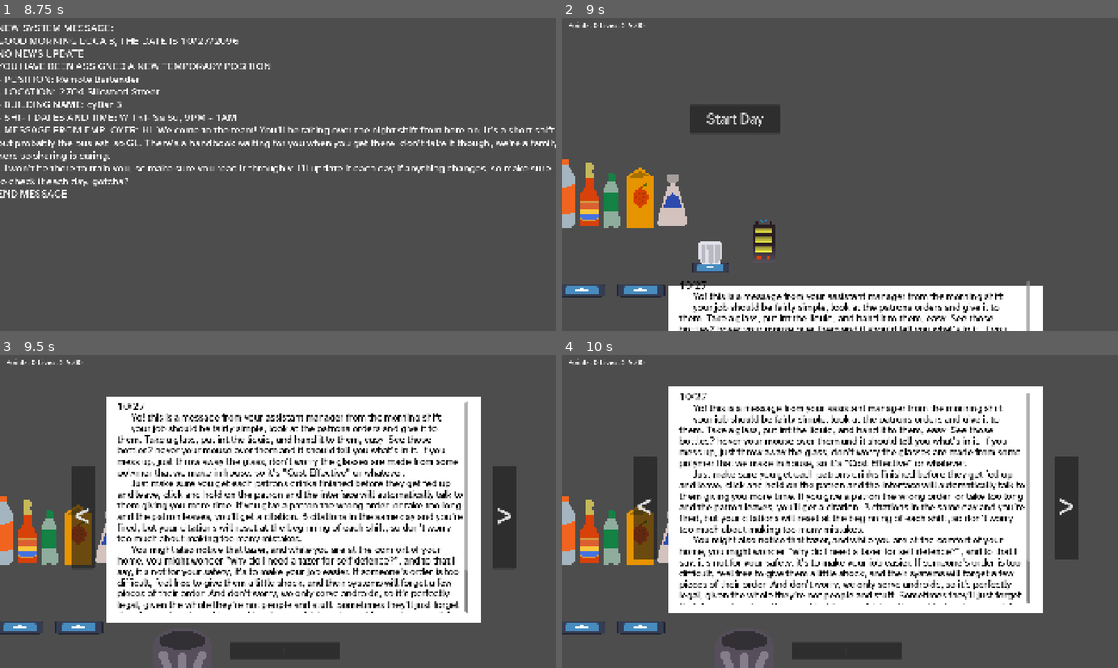
Above: before the commit, frames 1-4 (two rows, left to right).
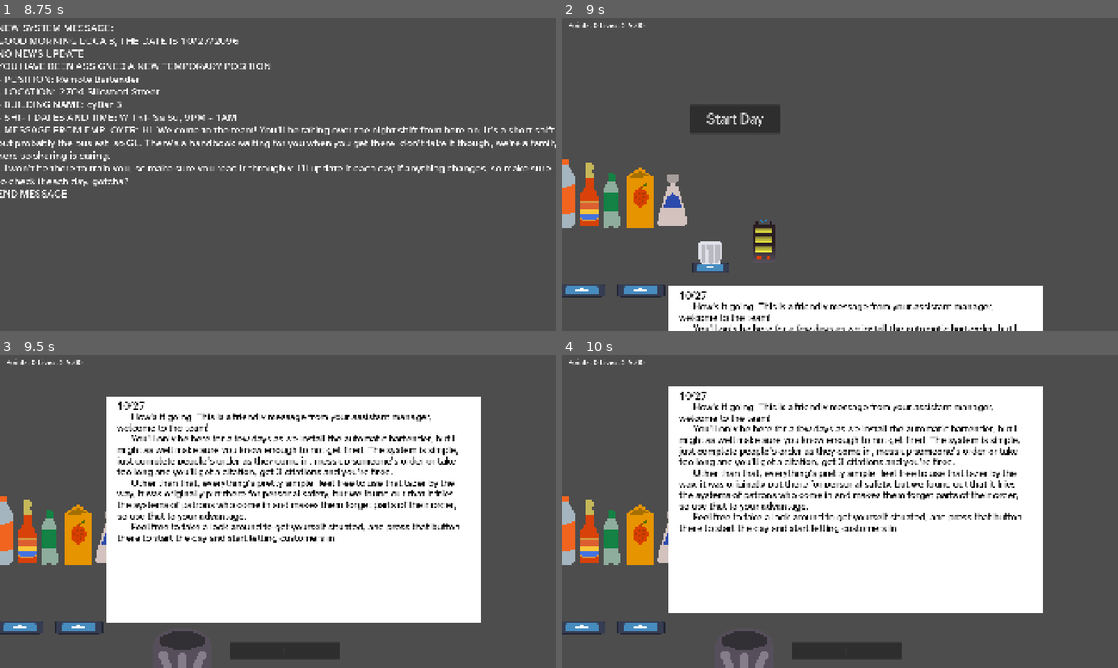
Above: after the commit, the same moments.

Repository: witenson-cmyk/cyBar-tender
Game: Godot game, scene res://start_screen.tscn
The game is run twice, just before and just after one commit, with the same random seed, the same clock (stepped at 60 frames per second) and the same inputs. The engine's default icon, where the game draws it, is replaced by a stand-in: a white triangle on a blue panel in a dark square.
Inputs (mouse positions are in pixels of both pictures, inside the frame that each line leads up to):
- Up to frame 1 (8.75 s): click "Start Game" at 0.5 s; tap Enter (ui_accept) every 1.5 s from 1.25 to 5.75 s; move the mouse to (400, 158) at 1.27 s; hold Enter (ui_accept) 1.28-2 s; click (400, 158) at 1.42 s; drag from (166, 190) to (250, 237) at 2.02 s; move the mouse to (333, 105) at 2.77 s; hold Enter (ui_accept) 2.78-3.5 s; tap T (lock_tooltip) at 2.85, 5.85 s; click (333, 105) at 2.92 s; drag from (250, 237) to (111, 127) at 3.52 s; move the mouse to (444, 221) at 4.27 s; hold Enter (ui_accept) 4.28-5 s; click (444, 221) at 4.42 s; drag from (111, 127) to (194, 96) at 5.02 s; move the mouse to (305, 174) at 5.77 s; hold Enter (ui_accept) 5.78-6.5 s; click (305, 174) at 5.92 s; drag from (194, 96) to (166, 190) at 6.52 s; move the mouse to (400, 158) at 7.27 s; hold Enter (ui_accept) 7.28-8 s; click (400, 158) at 7.42 s; drag from (166, 190) to (250, 237) at 8.02 s
- Up to frame 2 (9 s): move the mouse to (895, 105) at 8.77 s; hold Enter (ui_accept) from 8.78 s (still down); tap T (lock_tooltip) at 8.85 s; click (895, 105) at 8.92 s
- Up to frame 3 (9.5 s): keep holding Enter (ui_accept)
- Up to frame 4 (10 s): release Enter (ui_accept) at 9.5 s; click "Start Day" at 9.5 s

Frame 1 is identical in both runs. In frame 2, 2.9% of the frame differs, in the area x 21-85%, y 84-100%; in frame 3, 17%, in the area x 12-93%, y 14-83%; in frame 4, 17%.

Commit message:
minor changes and more shaking

Diff:
--- a/Resources/savegame.tres
+++ b/Resources/savegame.tres
@@ -4,3 +4,4 @@
 
 [resource]
 script = ExtResource("1_0jntd")
+days = 3
--- a/Scripts/blender.gd
+++ b/Scripts/blender.gd
@@ -6,10 +6,14 @@
 var timer=0
 var blended=false
 var iceAdd=false
+var sprite
+var blendingSpr = load("res://Sprites/blenderBlending.png")
+var noBlendSpr = load("res://Sprites/blenderDepressed.png")
 @onready var button = get_node("CollisionShape2D/Sprite2D/Button")
+var random = RandomNumberGenerator.new()
 # Called when the node enters the scene tree for the first time.
 func _ready() -> void:
-	pass # Replace with function body.
+	sprite=get_node("CollisionShape2D/Sprite2D")
 
 # Called every frame. 'delta' is the elapsed time since the previous frame.
 func _process(delta: float) -> void:
@@ -27,10 +31,17 @@
 
 	if blended:
 		button.tooltip_strings[0] = "Blender (Blended)"
+		sprite.set_texture(blendingSpr)
 	elif iceAdd and timer > 0:
 		button.tooltip_strings[0] = "Blender (Blending)"
+		sprite.set_texture(blendingSpr)
+		var offY = random.randi()%5
+		var offX = random.randi()%5
+		get_node("CollisionShape2D/Sprite2D").position.x=offX
+		get_node("CollisionShape2D/Sprite2D").position.y=offY
 	else:
 		button.tooltip_strings[0] = "Blender (Needs Ice)"
+		sprite.set_texture(noBlendSpr)
 
 func _on_button_button_down() -> void:
 	if timer<=0 and blended:
--- a/Scripts/dialogue.gd
+++ b/Scripts/dialogue.gd
@@ -142,11 +142,10 @@
 var bookPages = {
 	"1":
 		"10/27
-		Yo! this is a message from your assistant manager from the morning shift.
-		your job should be fairly simple, look at the patrons orders and give it to them. Take a glass, put int the liquid, and hand it to them, easy. See those bottles? hover your mouse over them and it should tell you what's in it. If you mess up, just throw away the glass, don't worry the glasses are made from some polymer that we make in house, so it's \"Cost Effective\" or whatever.
-		Just make sure you get each patrons drinks finished before they get fed up and leave, click and hold on the patron and the interface will automatically talk to them giving you more time. If you give a patron the wrong order, or take too long and the patron leaves, you'll get a citation. 3 citations in the same day and you're fired, but your citations will reset at the beginning of each shift, so don't worry too much about making too many mistakes.
-		You might also notice that tazer, and while you are at the comfort of your home, you might wonder \"why do I need a tazer for self defence?\", and to that I say, it's not for your safety, it's to make your job easier. If someone's order is too difficult, feel free to give them a little shock, and their systems will forget a few pieces of their order. And don't worry, we only serve androids, so it's perfectly legal, given the whole they're not people and stuff. Sometimes they'll just forget that they ordered anything and just leave, which at the end just makes your job easier so go at it. You won't get a citation for that so don't worry.
-		Anyways, once you're ready, click that big \"Start Day\" button and people will start trickling in. Good luck on your first shift, hopefully I'll get to write to you again tomorrow",
+		How's it going! This is a friendly message from your assistant manager, welcome to the team!
+		You'll only be here for a few days as we install the automatic bartender, but I might as well make sure you know enough to not get fired. The system is simple, just complete people's order as they come in, mess up someone's order or take too long and you'll get a citation, get 3 citations and you're fired.
+		Other than that, everything's pretty simple, feel free to use that tazer by the way, it was originally put there for personal safety, but we found out that it fries the systems of patrons who come in and makes them forget parts of their order, so use that to your advantage.
+		Feel free to take a look around to get yourself situated, and press that button there to start the day and start letting customers in.",
 	"2":
 		"10/28
 		Hey! if you're reading this, you're back!
--- a/Scripts/tazer.gd
+++ b/Scripts/tazer.gd
@@ -24,7 +24,6 @@
 
 	get_node("CollisionShape2D/Sprite2D").position.x=offX
 	get_node("CollisionShape2D/Sprite2D").position.y=offY
-
 
 func _on_button_button_down() -> void:
 	dragging = true
--- a/bookControl.gd
+++ b/bookControl.gd
@@ -5,7 +5,7 @@
 @onready var book = get_node("CanvasLayer/book")
 @onready var left = get_node("CanvasLayer/left")
 @onready var right = get_node("CanvasLayer/right")
-@onready var wordPlace = get_node("CanvasLayer/right/RichTextLabel")
+@onready var wordPlace = get_node("CanvasLayer/RichTextLabel")
 var info: dialogue = dialogue.new()
 @onready var day = get_parent().day
 var save_game: player_data = null
@@ -44,11 +44,24 @@
 		yPlace = 500.0
 	else:
 		yPlace = 1500.0
+
 	page=clamp(page,0,totalPages)
 	book.position.y=lerp(book.position.y,yPlace,.1)
 	right.position.y=lerp(right.position.y,yPlace-150,.1)
 	left.position.y=lerp(left.position.y,yPlace-150,.1)
+	wordPlace.position.y=book.position.y-375
+
 	wordPlace.text=pages[page]
+
+	if page==totalPages:
+		right.visible=false
+	else:
+		right.visible=true
+
+	if page==0:
+		left.visible=false
+	else:
+		left.visible=true
 
 func _on_open_book_button_down() -> void:
 	open = not open
--- a/ice.tscn
+++ b/ice.tscn
@@ -24,14 +24,14 @@
 [node name="Button" type="Button" parent="CollisionShape2D/Sprite2D" unique_id=220424689]
 self_modulate = Color(1, 1, 1, 0)
 anchors_preset = -1
-anchor_left = -0.006574571
-anchor_top = -0.023579627
-anchor_right = 1.0318918
-anchor_bottom = 0.99971247
-offset_left = -63.968582
-offset_top = -63.958553
-offset_right = -64.03154
-offset_bottom = -63.963196
+anchor_left = -0.09655714
+anchor_top = -0.11442423
+anchor_right = 1.0857737
+anchor_bottom = 1.0666522
+offset_left = -23.70972
+offset_top = -23.396215
+offset_right = -23.772675
+offset_bottom = -23.400856
 grow_horizontal = 2
 grow_vertical = 2
 script = ExtResource("3_3inoc")
--- a/node_2d.tscn
+++ b/node_2d.tscn
@@ -15,6 +15,7 @@
 [ext_resource type="Texture2D" uid="uid://c0mpip2lv2cl6" path="res://Sprites/bowawa.png" id="7_flf07"]
 [ext_resource type="Texture2D" uid="uid://ckcbpf5kg781v" path="res://Sprites/grenadineine.png" id="8_k73cj"]
 [ext_resource type="Texture2D" uid="uid://bf0mpfwrhykrt" path="res://Sprites/whiteBox.png" id="8_rj586"]
+[ext_resource type="Texture2D" uid="uid://dypwnb6va0kmr" path="res://Sprites/blenderDepressed.png" id="9_2nhjh"]
 [ext_resource type="Texture2D" uid="uid://d4aoe6yx44mu7" path="res://Sprites/sproot.png" id="9_rjqkl"]
 [ext_resource type="Texture2D" uid="uid://hcygv7qgdq18" path="res://Sprites/spicyWater.png" id="10_fs4d3"]
 [ext_resource type="Texture2D" uid="uid://ddjxjh3abx6pr" path="res://Sprites/whiskkkk.png" id="11_7vxoj"]
@@ -41,7 +42,7 @@
 
 [sub_resource type="CapsuleShape2D" id="CapsuleShape2D_2hxjc"]
 radius = 60.0
-height = 182.0
+height = 268.0
 
 [sub_resource type="CapsuleShape2D" id="CapsuleShape2D_e8dv2"]
 radius = 42.0
@@ -73,6 +74,10 @@
 [sub_resource type="RectangleShape2D" id="RectangleShape2D_l6vob"]
 size = Vector2(206, 301.5)
 
+[sub_resource type="Theme" id="Theme_rp3bj"]
+default_base_scale = 0.1
+default_font_size = 30
+
 [sub_resource type="Theme" id="Theme_rj586"]
 default_font_size = 30
 
@@ -81,10 +86,6 @@
 
 [sub_resource type="Theme" id="Theme_ir8iy"]
 default_font_size = 100
-
-[sub_resource type="Theme" id="Theme_rp3bj"]
-default_base_scale = 0.4
-default_font_size = 30
 
 [sub_resource type="RectangleShape2D" id="RectangleShape2D_d21ai"]
 size = Vector2(88, 152)
@@ -201,14 +202,14 @@
 self_modulate = Color(1, 1, 1, 0)
 z_index = 5
 anchors_preset = -1
-anchor_left = -0.202
+anchor_left = -0.20199998
 anchor_top = -0.155
-anchor_right = 1.202
-anchor_bottom = 1.1400001
-offset_left = -73.05147
-offset_top = -68.52907
-offset_right = -73.114426
-offset_bottom = -68.53371
+anchor_right = 1.0837902
+anchor_bottom = 0.6885259
+offset_left = -23.159615
+offset_top = -25.646944
+offset_right = -23.222572
+offset_bottom = -25.651585
 grow_horizontal = 2
 grow_vertical = 2
 script = ExtResource("5_hqns4")
@@ -263,25 +264,27 @@
 
 [node name="CollisionShape2D" type="CollisionShape2D" parent="blender" unique_id=404369509]
 z_index = 1
+position = Vector2(31, -4)
 shape = SubResource("CapsuleShape2D_2hxjc")
 
 [node name="Sprite2D" type="Sprite2D" parent="blender/CollisionShape2D" unique_id=358653862]
 z_index = 1
-scale = Vector2(0.70703113, 1.1289064)
-texture = ExtResource("1_wtcfe")
+position = Vector2(5.8174133e-05, -23.999985)
+scale = Vector2(2.5416646, 2.5937505)
+texture = ExtResource("9_2nhjh")
 
 [node name="Button" type="Button" parent="blender/CollisionShape2D/Sprite2D" unique_id=600574507]
 self_modulate = Color(1, 1, 1, 0)
 z_index = 5
 anchors_preset = -1
 anchor_left = 0.013566613
-anchor_top = 0.008326739
-anchor_right = 0.9974836
-anchor_bottom = 0.9910619
-offset_left = -63.968582
-offset_top = -63.958553
-offset_right = -64.03154
-offset_bottom = -63.963196
+anchor_top = 0.008326729
+anchor_right = 1.1460263
+anchor_bottom = 1.0967282
+offset_left = -26.618444
+offset_top = -43.209003
+offset_right = -26.681404
+offset_bottom = -43.213646
 grow_horizontal = 2
 grow_vertical = 2
 script = ExtResource("5_hqns4")
@@ -622,6 +625,18 @@
 scale = Vector2(40.328125, 24.484375)
 texture = ExtResource("8_rj586")
 
+[node name="RichTextLabel" type="RichTextLabel" parent="Control/CanvasLayer" unique_id=1919671256]
+z_index = 11
+offset_left = 404.99994
+offset_top = 1197.0001
+offset_right = 1624.0
+offset_bottom = 1933.0
+theme = SubResource("Theme_rp3bj")
+theme_override_colors/default_color = Color(0, 0, 0, 1)
+theme_override_constants/line_separation = 5
+text = "YOU SHOULDN'T BE SEEING THIS"
+tab_size = 3
+
 [node name="openBook" type="Button" parent="Control/CanvasLayer" unique_id=454998662]
 offset_left = 792.0
 offset_top = 991.0
@@ -654,19 +669,6 @@
 offset_bottom = 1772.75
 theme = SubResource("Theme_ir8iy")
 text = ">"
-
-[node name="RichTextLabel" type="RichTextLabel" parent="Control/CanvasLayer/right" unique_id=1919671256]
-z_index = 11
-layout_mode = 0
-offset_left = -1296.0
-offset_top = -220.75
-offset_right = -83.0
-offset_bottom = 506.25
-theme = SubResource("Theme_rp3bj")
-theme_override_colors/default_color = Color(0, 0, 0, 1)
-theme_override_constants/line_separation = 5
-text = "YOU SHOULDN'T BE SEEING THIS"
-tab_size = 3
 
 [node name="tazer" type="Area2D" parent="." unique_id=1300496687]
 position = Vector2(1248, 766)
Binary file added: Sprites/blenderBlending.png
Not shown, added: Sprites/blenderBlending.png.import
Binary file added: Sprites/blenderDepressed.png
Not shown, added: Sprites/blenderDepressed.png.import
